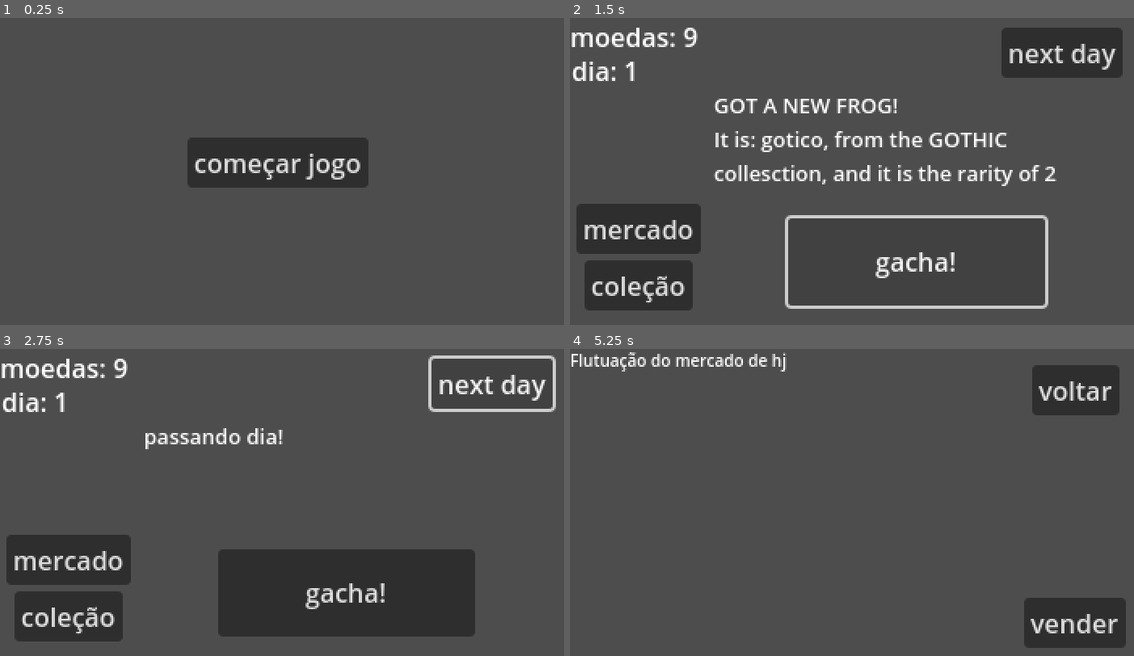
Above: before the commit, frames 1-4 (two rows, left to right).
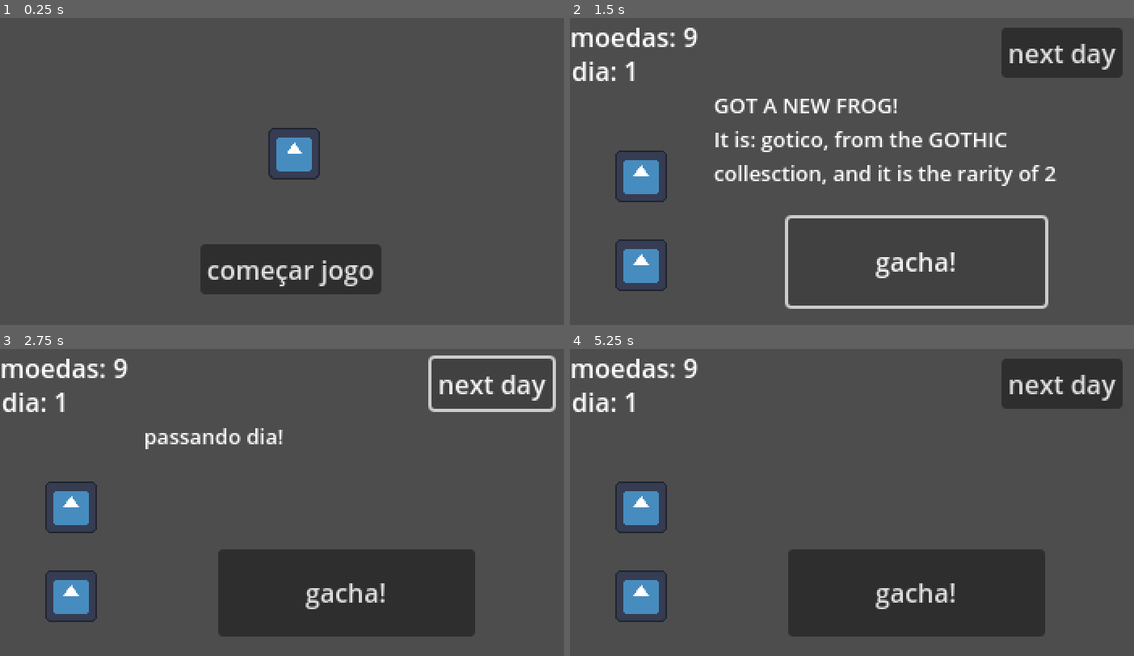
Above: after the commit, the same moments.

Repository: cosmicfoxgames/sapopon
Game: Godot game, scene res://scenes/game_master.tscn
Two runs of this game, one before a commit and one after it. Both use one fixed random seed, a clock stepped at 60 frames per second and the inputs below. The engine's default icon, where the game draws it, is replaced by a stand-in: a white triangle on a blue panel in a dark square.
Inputs (mouse positions are in pixels of both pictures, inside the frame that each line leads up to):
- Up to frame 1 (0.25 s): no input
- Up to frame 2 (1.5 s): click "começar jogo" at 0.5 s; click "gacha!" at 1.25 s
- Up to frame 3 (2.75 s): click "next day" at 2 s
- Up to frame 4 (5.25 s): click "next day" at 2.75 s; click (637, 616) at 3.5 s, where only the run before the commit has a clickable "coleção"; click "voltar" at 4.25 s; click (637, 560) at 5 s, where only the run before the commit has a clickable "mercado"

The runs differ from the first frame. In frame 1, 10% of the frame differs, in the area x 33-68%, y 35-90%; in frame 2, 7.4%; in frame 3, 7.4%; in frame 4, 20%, in the area x 0-99%, y 1-98%.
Error before the commit: Invalid access to property or key '0' on a base object of type 'Nil'. (res://scripts/game_data.gd:92)

Commit message:
made buttons n started ui themes

Diff:
--- a/project.godot
+++ b/project.godot
@@ -23,6 +23,7 @@
 CFGCommonLibrary="*res://scripts/cfg_common_library.gd"
 GameResources="*res://scripts/game_resources.gd"
 Save="*res://scripts/save.gd"
+ButtonActions="*res://scripts/button_actions.gd"
 
 [display]
 
@@ -32,6 +33,14 @@
 window/size/window_height_override=486
 window/stretch/mode="viewport"
 
+[input]
+
+game_click={
+"deadzone": 0.5,
+"events": [Object(InputEventMouseButton,"resource_local_to_scene":false,"resource_name":"","device":-1,"window_id":0,"alt_pressed":false,"shift_pressed":false,"ctrl_pressed":false,"meta_pressed":false,"button_mask":0,"position":Vector2(0, 0),"global_position":Vector2(0, 0),"factor":1.0,"button_index":1,"canceled":false,"pressed":false,"double_click":false,"script":null)
+]
+}
+
 [rendering]
 
 textures/canvas_textures/default_texture_filter=0
--- /dev/null
+++ b/resources/fonts/teh_ui_font.tres
@@ -0,0 +1,6 @@
+[gd_resource type="FontVariation" load_steps=2 format=3 uid="uid://02bdy1l2b0ae"]
+
+[ext_resource type="FontFile" uid="uid://cxayvq8ng6bm3" path="res://resources/fonts/Exogenik.ttf" id="1_hb3pf"]
+
+[resource]
+base_font = ExtResource("1_hb3pf")
--- /dev/null
+++ b/scene objects/button_w_label.gd
@@ -0,0 +1,42 @@
+extends Control
+
+@onready var anim = %AnimationPlayer
+@onready var show_label = %Label
+@onready var show_icon = %Icon
+
+@export var label : String
+@export var icon : Resource
+
+var is_hovering = false
+
+func _ready() -> void:
+	set_button()
+
+func _process(delta: float) -> void:
+	#print(is_hovering)
+	if Input.is_action_just_released("game_click") and is_hovering == true:
+		anim.play("click")
+		on_click()
+
+func set_button():
+	show_label.text = label
+	if icon != null: show_icon.texture = icon
+
+func on_click():
+	ButtonActions.clicked_on_button(label)
+
+#signals
+
+func _on_area_2d_mouse_entered() -> void:
+	is_hovering = true
+	anim.play("in")
+	await anim.animation_finished
+
+func _on_area_2d_mouse_exited() -> void:
+	is_hovering = false
+	anim.play("out")
+
+func _on_animation_player_animation_finished(anim_name: StringName) -> void:
+	if is_hovering == true:
+		anim.play("hover")
+	else: anim.clear_queue()
--- /dev/null
+++ b/scene objects/button_w_label.tscn
@@ -0,0 +1,285 @@
+[gd_scene load_steps=12 format=3 uid="uid://bx72p4yq4sgjq"]
+
+[ext_resource type="Script" path="res://scene objects/button_w_label.gd" id="1_wucku"]
+[ext_resource type="Texture2D" uid="uid://36y3ou5ueogq" path="res://icon.svg" id="2_xllv2"]
+[ext_resource type="FontVariation" uid="uid://02bdy1l2b0ae" path="res://resources/fonts/teh_ui_font.tres" id="3_rxb8y"]
+
+[sub_resource type="RectangleShape2D" id="RectangleShape2D_xps0d"]
+size = Vector2(32, 32)
+
+[sub_resource type="Theme" id="Theme_tph38"]
+Label/colors/font_color = Color(0, 0, 0, 1)
+Label/font_sizes/font_size = 10
+Label/fonts/font = ExtResource("3_rxb8y")
+
+[sub_resource type="Animation" id="Animation_4kyoc"]
+length = 0.001
+tracks/0/type = "value"
+tracks/0/imported = false
+tracks/0/enabled = true
+tracks/0/path = NodePath("icon:scale")
+tracks/0/interp = 1
+tracks/0/loop_wrap = true
+tracks/0/keys = {
+"times": PackedFloat32Array(0),
+"transitions": PackedFloat32Array(1),
+"update": 0,
+"values": [Vector2(1, 1)]
+}
+tracks/1/type = "value"
+tracks/1/imported = false
+tracks/1/enabled = true
+tracks/1/path = NodePath("label:modulate")
+tracks/1/interp = 1
+tracks/1/loop_wrap = true
+tracks/1/keys = {
+"times": PackedFloat32Array(0),
+"transitions": PackedFloat32Array(1),
+"update": 0,
+"values": [Color(1, 1, 1, 0)]
+}
+tracks/2/type = "value"
+tracks/2/imported = false
+tracks/2/enabled = true
+tracks/2/path = NodePath("label:position")
+tracks/2/interp = 1
+tracks/2/loop_wrap = true
+tracks/2/keys = {
+"times": PackedFloat32Array(0),
+"transitions": PackedFloat32Array(1),
+"update": 0,
+"values": [Vector2(0, 0)]
+}
+tracks/3/type = "value"
+tracks/3/imported = false
+tracks/3/enabled = true
+tracks/3/path = NodePath("icon:rotation")
+tracks/3/interp = 1
+tracks/3/loop_wrap = true
+tracks/3/keys = {
+"times": PackedFloat32Array(0),
+"transitions": PackedFloat32Array(1),
+"update": 0,
+"values": [0.0]
+}
+
+[sub_resource type="Animation" id="Animation_bbotp"]
+resource_name = "click"
+length = 0.6
+step = 0.1
+tracks/0/type = "value"
+tracks/0/imported = false
+tracks/0/enabled = true
+tracks/0/path = NodePath("icon:scale")
+tracks/0/interp = 2
+tracks/0/loop_wrap = true
+tracks/0/keys = {
+"times": PackedFloat32Array(0, 0.1, 0.3),
+"transitions": PackedFloat32Array(1, 1, 1),
+"update": 0,
+"values": [Vector2(1.15, 1.15), Vector2(0.9, 0.9), Vector2(1.15, 1.15)]
+}
+tracks/1/type = "value"
+tracks/1/imported = false
+tracks/1/enabled = true
+tracks/1/path = NodePath("icon:rotation")
+tracks/1/interp = 2
+tracks/1/loop_wrap = true
+tracks/1/keys = {
+"times": PackedFloat32Array(0, 0.2, 0.4, 0.5),
+"transitions": PackedFloat32Array(1, 1, 1, 1),
+"update": 0,
+"values": [0.0, -0.0349066, 0.0349066, 0.0]
+}
+
+[sub_resource type="Animation" id="Animation_ip4b5"]
+resource_name = "hover"
+length = 0.7
+loop_mode = 1
+step = 0.1
+tracks/0/type = "value"
+tracks/0/imported = false
+tracks/0/enabled = true
+tracks/0/path = NodePath("icon:rotation")
+tracks/0/interp = 2
+tracks/0/loop_wrap = true
+tracks/0/keys = {
+"times": PackedFloat32Array(-2.23517e-08, 0.2, 0.4, 0.6),
+"transitions": PackedFloat32Array(1, 1, 1, 1),
+"update": 0,
+"values": [0.0349066, 0.0523599, -0.0349066, -0.0523599]
+}
+
+[sub_resource type="Animation" id="Animation_jqsff"]
+resource_name = "in"
+length = 0.4
+step = 0.1
+tracks/0/type = "value"
+tracks/0/imported = false
+tracks/0/enabled = true
+tracks/0/path = NodePath("icon:scale")
+tracks/0/interp = 2
+tracks/0/loop_wrap = true
+tracks/0/keys = {
+"times": PackedFloat32Array(0, 0.2, 0.3),
+"transitions": PackedFloat32Array(1, 1, 1),
+"update": 0,
+"values": [Vector2(1, 1), Vector2(1.17, 1.17), Vector2(1.15, 1.15)]
+}
+tracks/1/type = "value"
+tracks/1/imported = false
+tracks/1/enabled = true
+tracks/1/path = NodePath("label:modulate")
+tracks/1/interp = 2
+tracks/1/loop_wrap = true
+tracks/1/keys = {
+"times": PackedFloat32Array(0, 0.3),
+"transitions": PackedFloat32Array(1, 1),
+"update": 0,
+"values": [Color(1, 1, 1, 0), Color(1, 1, 1, 1)]
+}
+tracks/2/type = "value"
+tracks/2/imported = false
+tracks/2/enabled = true
+tracks/2/path = NodePath("label:position")
+tracks/2/interp = 2
+tracks/2/loop_wrap = true
+tracks/2/keys = {
+"times": PackedFloat32Array(0, 0.3),
+"transitions": PackedFloat32Array(1, 1),
+"update": 0,
+"values": [Vector2(0, -2), Vector2(0, 0)]
+}
+tracks/3/type = "value"
+tracks/3/imported = false
+tracks/3/enabled = true
+tracks/3/path = NodePath("icon:rotation")
+tracks/3/interp = 1
+tracks/3/loop_wrap = true
+tracks/3/keys = {
+"times": PackedFloat32Array(0),
+"transitions": PackedFloat32Array(1),
+"update": 0,
+"values": [0.0]
+}
+
+[sub_resource type="Animation" id="Animation_0lhlr"]
+resource_name = "out"
+length = 0.4
+step = 0.1
+tracks/0/type = "value"
+tracks/0/imported = false
+tracks/0/enabled = true
+tracks/0/path = NodePath("icon:scale")
+tracks/0/interp = 2
+tracks/0/loop_wrap = true
+tracks/0/keys = {
+"times": PackedFloat32Array(0, 0.2, 0.3),
+"transitions": PackedFloat32Array(1, 1, 1),
+"update": 0,
+"values": [Vector2(1.15, 1.15), Vector2(0.98, 0.98), Vector2(1, 1)]
+}
+tracks/1/type = "value"
+tracks/1/imported = false
+tracks/1/enabled = true
+tracks/1/path = NodePath("label:modulate")
+tracks/1/interp = 2
+tracks/1/loop_wrap = true
+tracks/1/keys = {
+"times": PackedFloat32Array(0, 0.3),
+"transitions": PackedFloat32Array(1, 1),
+"update": 0,
+"values": [Color(1, 1, 1, 1), Color(1, 1, 1, 0)]
+}
+tracks/2/type = "value"
+tracks/2/imported = false
+tracks/2/enabled = true
+tracks/2/path = NodePath("label:position")
+tracks/2/interp = 2
+tracks/2/loop_wrap = true
+tracks/2/keys = {
+"times": PackedFloat32Array(0, 0.3),
+"transitions": PackedFloat32Array(1, 1),
+"update": 0,
+"values": [Vector2(0, 0), Vector2(0, 2)]
+}
+tracks/3/type = "value"
+tracks/3/imported = false
+tracks/3/enabled = true
+tracks/3/path = NodePath("icon:rotation")
+tracks/3/interp = 1
+tracks/3/loop_wrap = true
+tracks/3/keys = {
+"times": PackedFloat32Array(0),
+"transitions": PackedFloat32Array(1),
+"update": 0,
+"values": [0.0]
+}
+
+[sub_resource type="AnimationLibrary" id="AnimationLibrary_45e81"]
+_data = {
+"RESET": SubResource("Animation_4kyoc"),
+"click": SubResource("Animation_bbotp"),
+"hover": SubResource("Animation_ip4b5"),
+"in": SubResource("Animation_jqsff"),
+"out": SubResource("Animation_0lhlr")
+}
+
+[node name="button_w_label" type="Control"]
+layout_mode = 3
+anchors_preset = 0
+offset_right = 16.0
+offset_bottom = 16.0
+mouse_filter = 1
+script = ExtResource("1_wucku")
+
+[node name="icon" type="Node2D" parent="."]
+unique_name_in_owner = true
+
+[node name="Icon" type="Sprite2D" parent="icon"]
+unique_name_in_owner = true
+scale = Vector2(0.25, 0.25)
+texture = ExtResource("2_xllv2")
+
+[node name="Area2D" type="Area2D" parent="icon"]
+
+[node name="CollisionShape2D" type="CollisionShape2D" parent="icon/Area2D"]
+shape = SubResource("RectangleShape2D_xps0d")
+
+[node name="label" type="Control" parent="."]
+unique_name_in_owner = true
+modulate = Color(1, 1, 1, 0)
+anchors_preset = 0
+mouse_filter = 1
+
+[node name="ColorRect" type="ColorRect" parent="label"]
+unique_name_in_owner = true
+layout_mode = 0
+offset_left = -28.0
+offset_top = 19.0
+offset_right = 28.0
+offset_bottom = 30.0
+mouse_filter = 1
+color = Color(0.93, 0.851415, 0.5673, 1)
+metadata/_edit_group_ = true
+
+[node name="Label" type="Label" parent="label/ColorRect"]
+unique_name_in_owner = true
+layout_mode = 0
+offset_right = 56.0
+offset_bottom = 11.0
+mouse_filter = 1
+theme = SubResource("Theme_tph38")
+text = "buttonB"
+horizontal_alignment = 1
+vertical_alignment = 1
+
+[node name="AnimationPlayer" type="AnimationPlayer" parent="."]
+unique_name_in_owner = true
+libraries = {
+"": SubResource("AnimationLibrary_45e81")
+}
+
+[connection signal="mouse_entered" from="icon/Area2D" to="." method="_on_area_2d_mouse_entered"]
+[connection signal="mouse_exited" from="icon/Area2D" to="." method="_on_area_2d_mouse_exited"]
+[connection signal="animation_finished" from="AnimationPlayer" to="." method="_on_animation_player_animation_finished"]
--- a/scene objects/upper_ui_gacha.tscn
+++ b/scene objects/upper_ui_gacha.tscn
@@ -1,6 +1,7 @@
-[gd_scene load_steps=2 format=3 uid="uid://c072uq7qbyse6"]
+[gd_scene load_steps=3 format=3 uid="uid://c072uq7qbyse6"]
 
 [ext_resource type="Script" path="res://scene objects/upper_ui_gacha.gd" id="1_kdprm"]
+[ext_resource type="PackedScene" uid="uid://bx72p4yq4sgjq" path="res://scene objects/button_w_label.tscn" id="2_tffil"]
 
 [node name="upper_ui_gacha" type="Control"]
 layout_mode = 3
@@ -42,6 +43,7 @@
 text = "next day"
 
 [node name="Button3" type="Button" parent="."]
+visible = false
 layout_mode = 0
 offset_left = 9.0
 offset_top = 150.0
@@ -50,6 +52,7 @@
 text = "coleção"
 
 [node name="Button4" type="Button" parent="."]
+visible = false
 layout_mode = 0
 offset_left = 4.0
 offset_top = 115.0
@@ -67,6 +70,24 @@
 theme_override_font_sizes/font_size = 13
 autowrap_mode = 3
 
+[node name="VBoxContainer" type="VBoxContainer" parent="."]
+layout_mode = 0
+offset_left = 44.0
+offset_top = 77.0
+offset_right = 71.0
+offset_bottom = 153.0
+theme_override_constants/separation = 55
+alignment = 2
+metadata/_edit_group_ = true
+
+[node name="button_w_label" parent="VBoxContainer" instance=ExtResource("2_tffil")]
+layout_mode = 2
+label = "collection"
+
+[node name="button_w_label2" parent="VBoxContainer" instance=ExtResource("2_tffil")]
+layout_mode = 2
+label = "market"
+
 [connection signal="button_down" from="Button" to="." method="_on_button_button_down"]
 [connection signal="button_down" from="Button2" to="." method="_on_button_2_button_down"]
 [connection signal="button_down" from="Button3" to="." method="_on_button_3_button_down"]
--- a/scenes/game_master.tscn
+++ b/scenes/game_master.tscn
@@ -10,6 +10,7 @@
 anchor_bottom = 1.0
 grow_horizontal = 2
 grow_vertical = 2
+mouse_filter = 1
 script = ExtResource("1_1hcoi")
 
 [node name="all_scenes_here" type="Control" parent="."]
@@ -17,6 +18,7 @@
 anchors_preset = 0
 offset_right = 40.0
 offset_bottom = 40.0
+mouse_filter = 1
 
 [node name="music" type="AudioStreamPlayer2D" parent="."]
 unique_name_in_owner = true
--- a/scenes/main_menu.gd
+++ b/scenes/main_menu.gd
@@ -11,5 +11,5 @@
 #signals
 
 func _on_button_button_down() -> void:
-	#GameData.start_fresh_game()
+	GameData.start_fresh_game()
 	GlobalSignals.change_scene.emit(load(GameData.scene_paths[GameData.SCENES.GACHA_ROOM]))
--- a/scenes/main_menu.tscn
+++ b/scenes/main_menu.tscn
@@ -1,6 +1,7 @@
-[gd_scene load_steps=2 format=3 uid="uid://cocpsaisvyjp8"]
+[gd_scene load_steps=3 format=3 uid="uid://cocpsaisvyjp8"]
 
 [ext_resource type="Script" path="res://scenes/main_menu.gd" id="1_xmmsf"]
+[ext_resource type="PackedScene" uid="uid://bx72p4yq4sgjq" path="res://scene objects/button_w_label.tscn" id="2_3dbpb"]
 
 [node name="main_menu" type="Control"]
 layout_mode = 3
@@ -9,14 +10,22 @@
 anchor_bottom = 1.0
 grow_horizontal = 2
 grow_vertical = 2
+mouse_filter = 1
 script = ExtResource("1_xmmsf")
 
 [node name="Button" type="Button" parent="."]
 layout_mode = 0
-offset_left = 116.0
-offset_top = 74.0
-offset_right = 228.0
-offset_bottom = 105.0
+offset_left = 124.0
+offset_top = 140.0
+offset_right = 236.0
+offset_bottom = 171.0
+mouse_filter = 1
 text = "começar jogo"
 
+[node name="button_w_label" parent="." instance=ExtResource("2_3dbpb")]
+offset_left = 182.0
+offset_top = 84.0
+offset_right = 198.0
+offset_bottom = 100.0
+
 [connection signal="button_down" from="Button" to="." method="_on_button_button_down"]
--- /dev/null
+++ b/scripts/button_actions.gd
@@ -0,0 +1,7 @@
+extends Node
+
+func clicked_on_button(which):
+	match which:
+		"market" : GlobalSignals.change_scene.emit(load(GameData.scene_paths[GameData.SCENES.MARKET]))
+		"collection" : GlobalSignals.change_scene.emit(load(GameData.scene_paths[GameData.SCENES.COLLECTION]))
+		"gacha" : GlobalSignals.change_scene.emit(load(GameData.scene_paths[GameData.SCENES.GACHA_ROOM]))
--- a/scripts/save.gd
+++ b/scripts/save.gd
@@ -52,10 +52,10 @@
 	print("veio pro get_degault_save_game")
 	save = {
 		"version" : GameData.full_version,
-		"current_money" : 10,
+		"current_money" : 0,
 		"collection" : [],
 		"curr_day" : 1,
-		"today_market_fluctuation" : null
+		"today_market_fluctuation" : []
 	}
 
 	update_with_loaded_game()
Binary file added: resources/fonts/Bold.ttf
Not shown, added: resources/fonts/Bold.ttf.import
Binary file added: resources/fonts/Enkarus.ttf
Not shown, added: resources/fonts/Enkarus.ttf.import
Binary file added: resources/fonts/Exogenik.ttf
Not shown, added: resources/fonts/Exogenik.ttf.import
